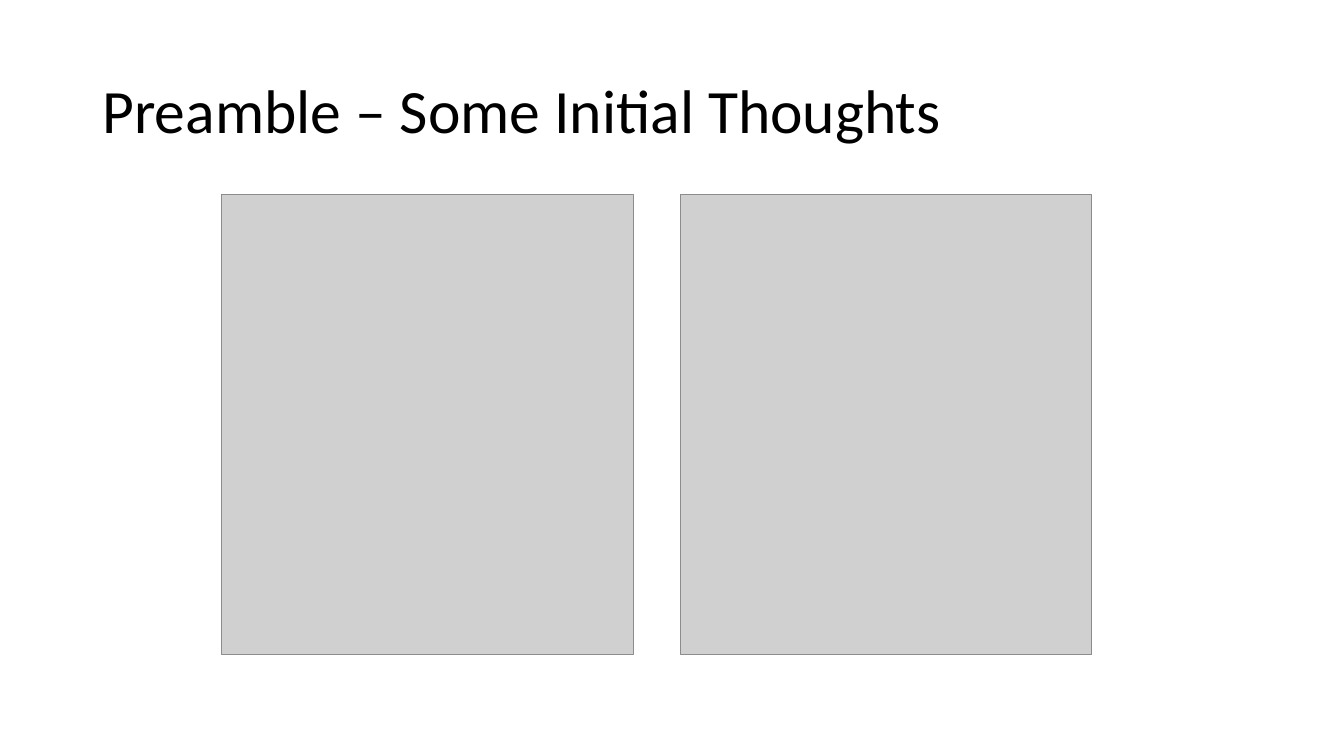
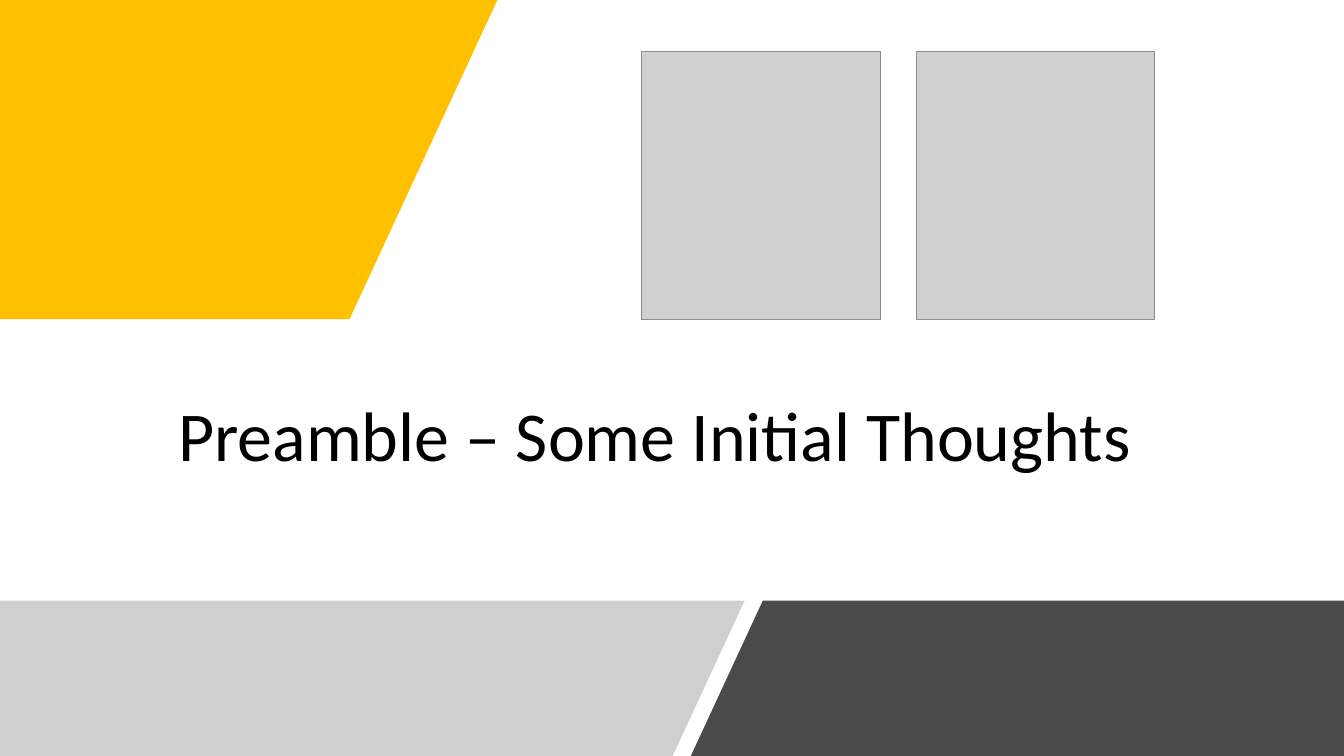
Before and after one commit to cloudscaleml/workshop, a slide deck: slide 4 of powerpoint/Overview.pptx. Drawn at 1344x756 pixels with LibreOffice and Linux fonts; fonts in the diff are those of the drawing; grey boxes stand for pictures. Boxes give left, top, right and bottom in pixels: in the first picture for what was removed or moved away, otherwise in the second. Text is boxed around its words. In the diff, an @@ line names an element or a change of style, - is before the commit and + after.

```diff
--- a/powerpoint/Overview.pptx
+++ b/powerpoint/Overview.pptx
@@ freeform shape added at box(0, 0, 499, 320), fill #FFC000 @@
@@ picture: place and size @@
-picture at box(681, 195, 1092, 655)
+picture at box(642, 51, 881, 319)
@@ picture: place and size @@
-picture at box(222, 195, 633, 655)
+picture at box(917, 51, 1155, 319)
@@ title "Preamble – Some Initial Thoughts": place and size @@
-title "Preamble – Some Initial Thoughts" at box(102, 90, 941, 144)
+title "Preamble – Some Initial Thoughts" at box(178, 412, 1130, 473)
@@ title "Preamble – Some Initial Thoughts" at box(178, 412, 1130, 473): size 44 to 50 pt; vertical alignment middle to bottom @@
@@ freeform shape added at box(0, 601, 745, 756), fill #898989 at 40% opacity @@
@@ freeform shape added at box(691, 601, 1344, 756), fill #4A4A4A @@
```
Also in this commit, not shown: 15 other slides changed, 4 slides added, 11 slides removed.
